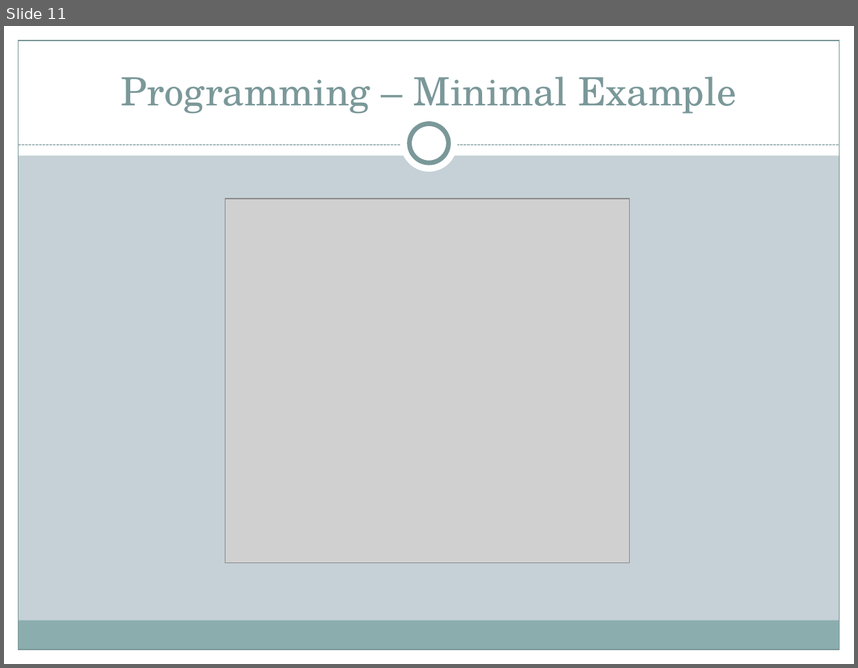
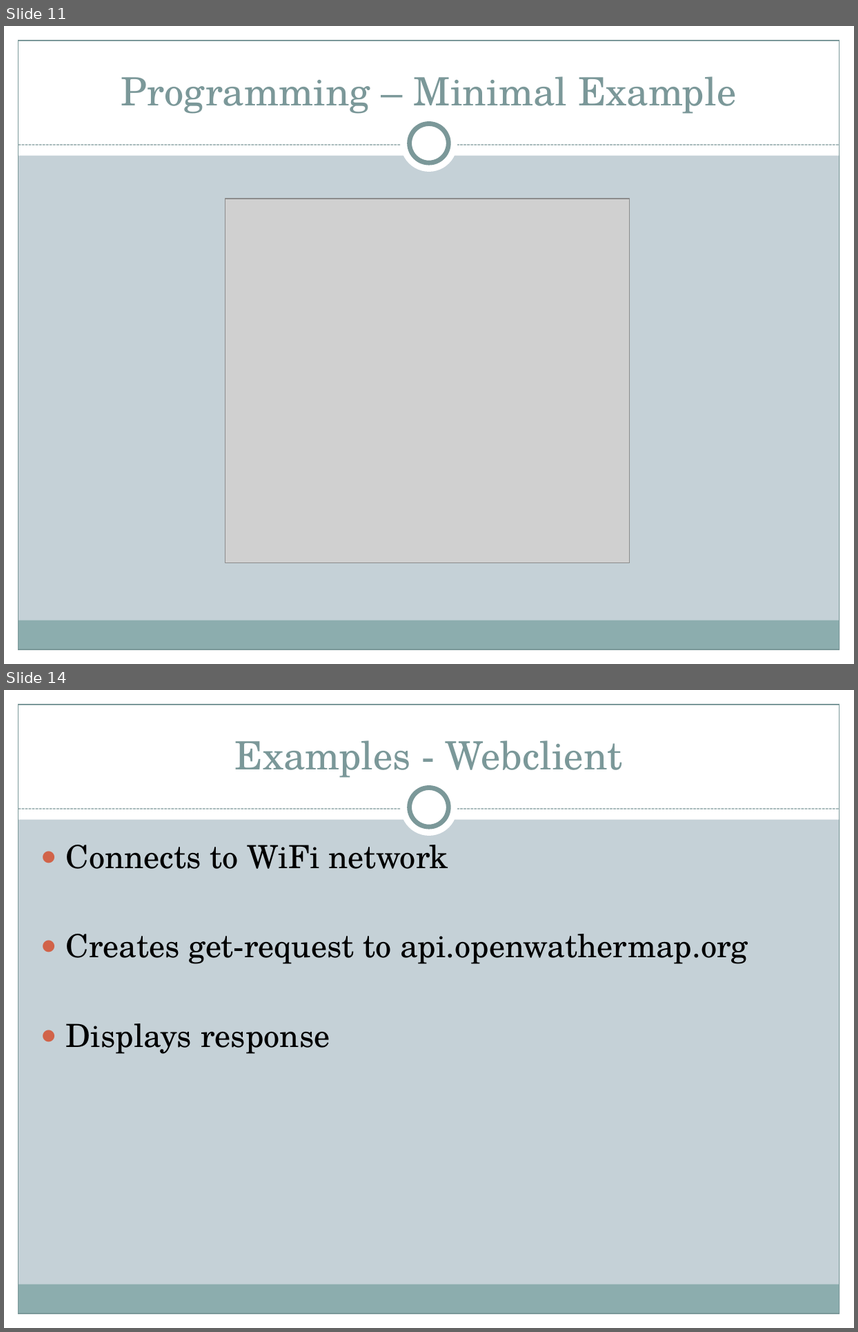
Before and after one commit to AlexKimmig/E-Portfolio-ESP8266, a slide deck: Presentation/Presentation E-Portfolio ES8266.pptx. Shown one above the other, each under a label of ours: slide 11 before the commit, slides 11 and 14 after it; the slides between them are not shown. The pictures are 858x668 and 858x1332 pixels, drawn with LibreOffice and Linux fonts; fonts in the diff are those of the drawing; grey boxes stand for pictures. Boxes give left, top, right and bottom in pixels: in the first picture for what was removed or moved away, otherwise in the second. Text is boxed around its words. In the diff, an @@ line names an element or a change of style, - is before the commit and + after.

Commit message:
Finished presentation, added examples

```diff
--- a/Presentation/Presentation E-Portfolio ES8266.pptx
+++ b/Presentation/Presentation E-Portfolio ES8266.pptx
@@ slide 14 added at (x1=4, y1=690, x2=854, y2=1328), background #C5D1D7; not listed: 9 template elements that a slide beside it also shows @@
@@ title added at (x1=234, y1=740, x2=623, y2=778), 33 pt, text #7C999A @@
+Examples - Webclient
@@ text added at (x1=66, y1=845, x2=748, y2=1054), 27 pt, text #000000 @@
+● Connects to WiFi network
+● Creates get-request to api.openwathermap.org
+● Displays response
```
Also in this commit, not shown: 3 slides changed, 3 other slides added, 7 other files.
